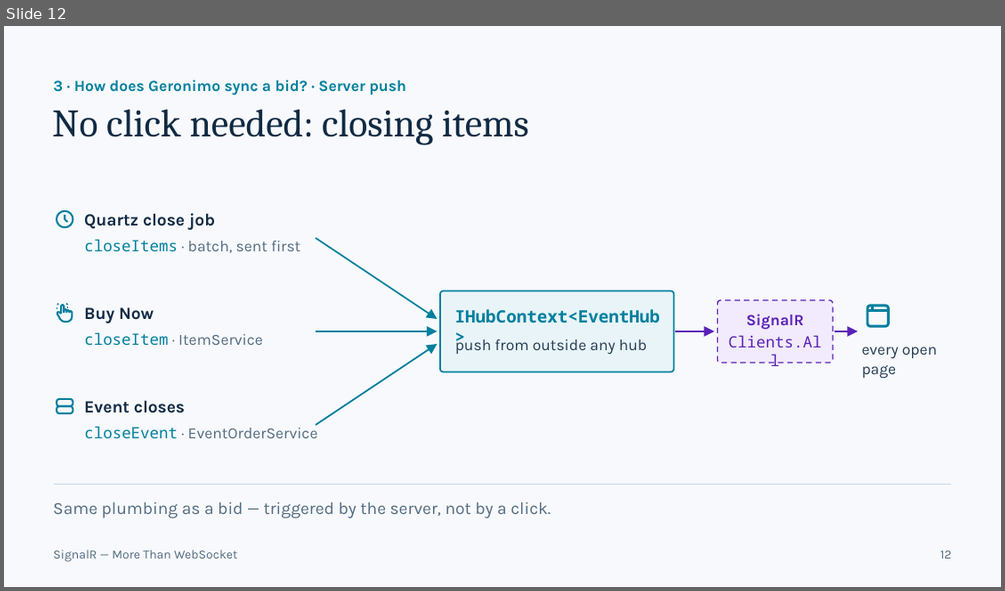
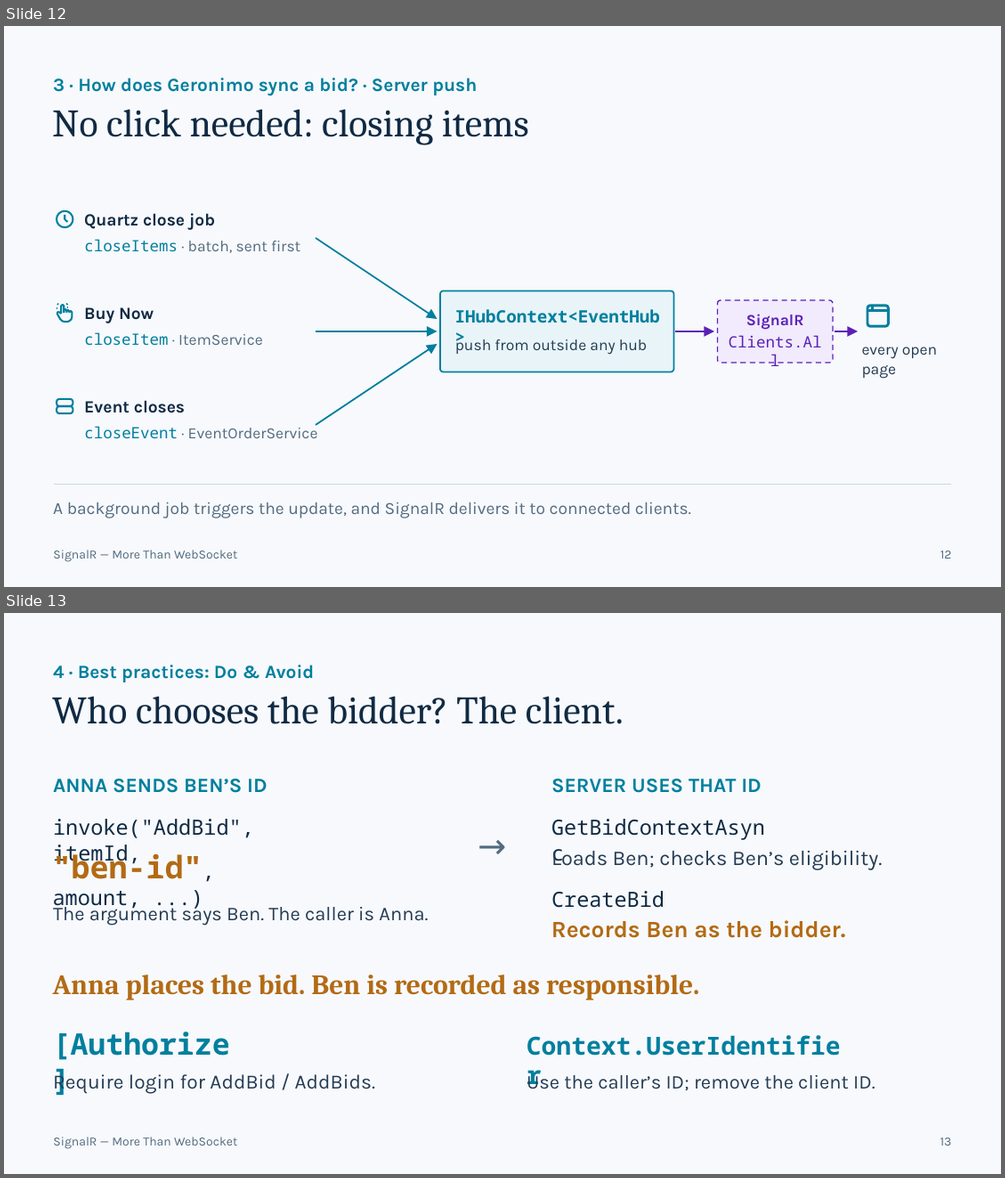
Before and after one commit to Daniiislo/TechSharing, a slide deck: SignalR/presentation/SignalR - More Than WebSocket.pptx. Shown one above the other, each under a label of ours: slide 12 before the commit, slides 12 and 13 after it. The pictures are 1005x591 and 1005x1178 pixels, drawn with LibreOffice and Linux fonts; fonts in the diff are those of the drawing. Boxes give left, top, right and bottom in pixels: in the first picture for what was removed or moved away, otherwise in the second. Text is boxed around its words. In the diff, an @@ line names an element or a change of style, - is before the commit and + after.

```diff
--- a/SignalR/presentation/SignalR - More Than WebSocket.pptx
+++ b/SignalR/presentation/SignalR - More Than WebSocket.pptx
@@ slide 13 added at <box>4,613,1001,1174</box>, background #F7F9FC @@
@@ text added at <box>53,665,314,682</box>, 18 pt, text #007F9E, bold @@
+4 · Best practices: Do & Avoid
@@ text added at <box>52,696,623,724</box>, 37.5 pt, text #102A43 @@
+Who chooses the bidder? The client.
@@ text added at <box>478,825,501,877</box>, 33 pt, text #526B80 @@
+→
@@ group added at <box>53,779,428,925</box>: 4 texts @@
+ANNA SENDS BEN’S ID
+invoke("AddBid", itemId,
+"ben-id", amount, ...)
+The argument says Ben. The caller is Anna.
@@ group added at <box>551,779,882,938</box>: 5 texts @@
+SERVER USES THAT ID
+GetBidContextAsync
+Loads Ben; checks Ben’s eligibility.
+CreateBid
+Records Ben as the bidder.
@@ text added at <box>53,974,699,1000</box>, 27 pt, text #B36A13, bold @@
+Anna places the bid. Ben is recorded as responsible.
@@ text added at <box>53,1031,230,1060</box>, 28.5 pt, text #007F9E, bold @@
+[Authorize]
@@ text added at <box>526,1035,841,1055</box>, 24 pt, text #007F9E, bold @@
+Context.UserIdentifier
@@ text added at <box>53,1070,376,1094</box>, 19.5 pt, text #243B53 @@
+Require login for AddBid / AddBids.
@@ text added at <box>526,1070,875,1091</box>, 18.8 pt, text #243B53 @@
+Use the caller’s ID; remove the client ID.
@@ text added at <box>53,1136,237,1149</box>, 12 pt, text #526B80 @@
+SignalR — More Than WebSocket
@@ text added at <box>940,1137,952,1145</box>, 12 pt, text #526B80 @@
+13
@@ slide 12 changed as well @@
@@ text "3 · How does Geronimo ..." at <box>53,78,477,96</box>: size 15 to 18 pt @@
@@ text at <box>53,502,691,518</box>: text changed @@
-Same plumbing as a bid — triggered by the server, not by a click.
+A background job triggers the update, and SignalR delivers it to connected clients.
```
Also in this commit, not shown: 12 other slides changed, 1 other slide added, 2 slides removed, 38 other files.
